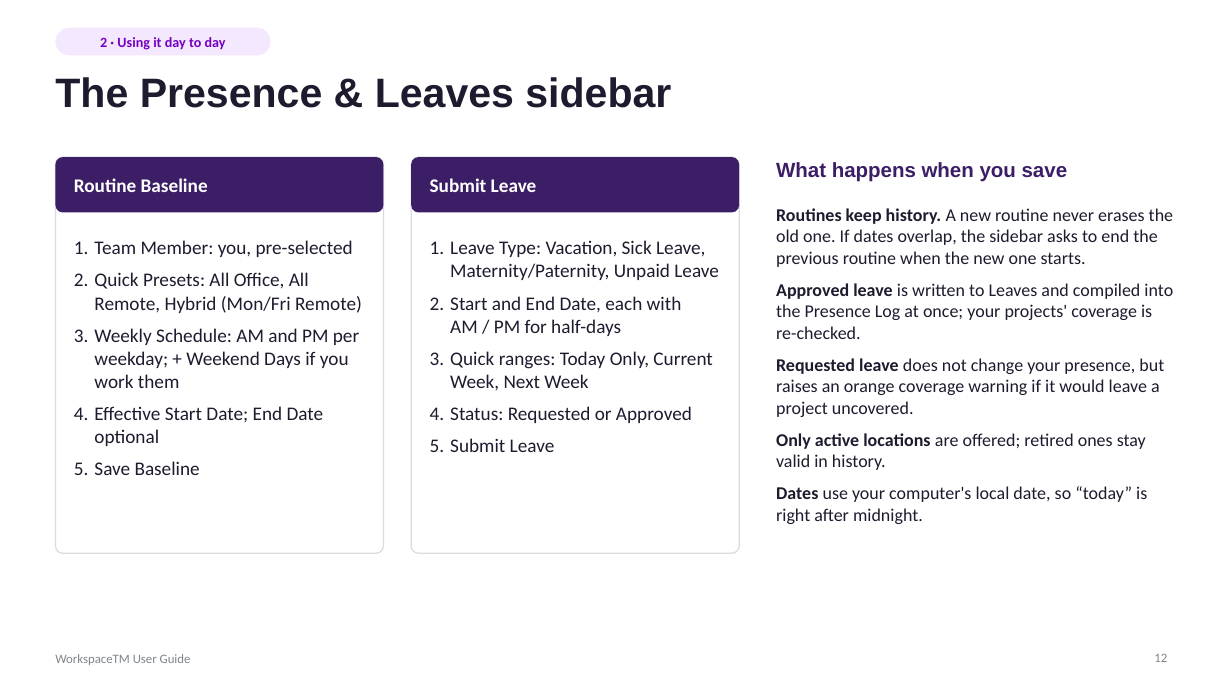
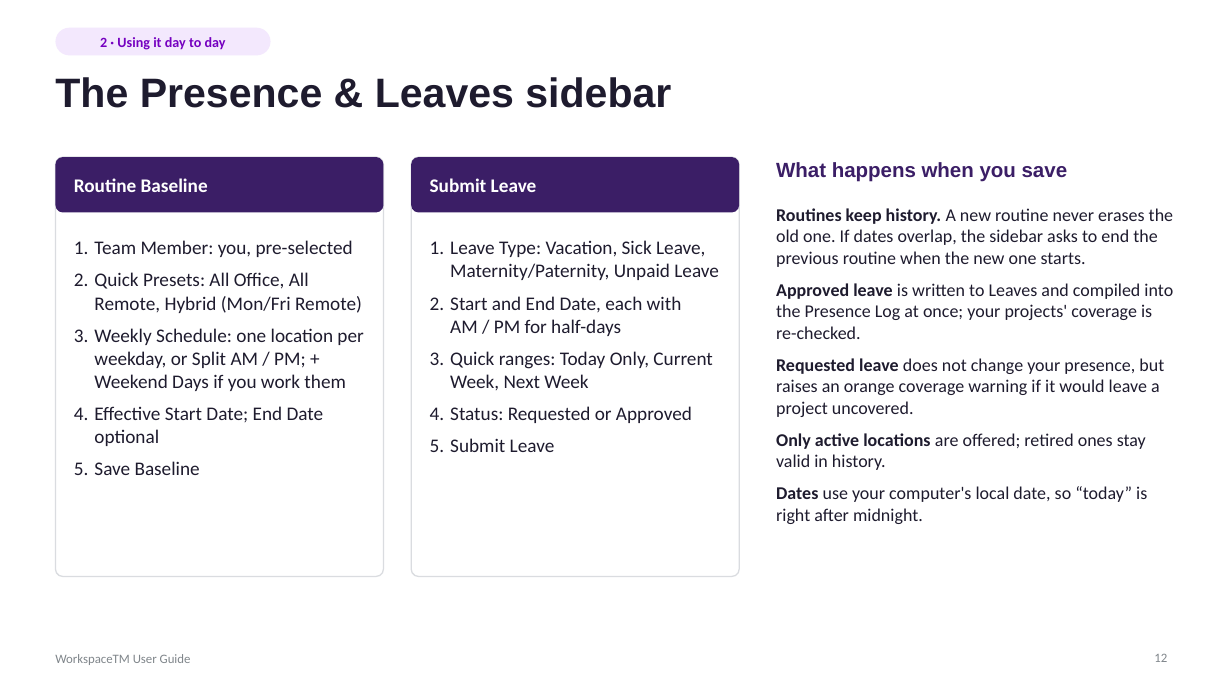
Before and after one commit to hugoglvs/WorkspaceTM, a slide deck: slide 12 of docs/WorkspaceTM User Guide.pptx. Drawn at 1232x693 pixels with LibreOffice and Linux fonts; fonts in the diff are those of the drawing. Boxes give left, top, right and bottom in pixels: in the first picture for what was removed or moved away, otherwise in the second. Text is boxed around its words. In the diff, an @@ line names an element or a change of style, - is before the commit and + after.

```diff
--- a/docs/WorkspaceTM User Guide.pptx
+++ b/docs/WorkspaceTM User Guide.pptx
@@ rounded rectangle: place and size @@
-rounded rectangle at (55,157,384,554)
+rounded rectangle at (55,157,384,577)
@@ rounded rectangle: place and size @@
-rounded rectangle at (411,157,739,554)
+rounded rectangle at (411,157,739,577)
@@ text at (94,328,363,391): text changed @@
-3. Weekly Schedule: AM and PM per weekday; + Weekend Days if you work them
+3. Weekly Schedule: one location per weekday, or Split AM / PM; + Weekend Days if you work them
```
Also in this commit, not shown: 1 other slide changed, 4 other files.
